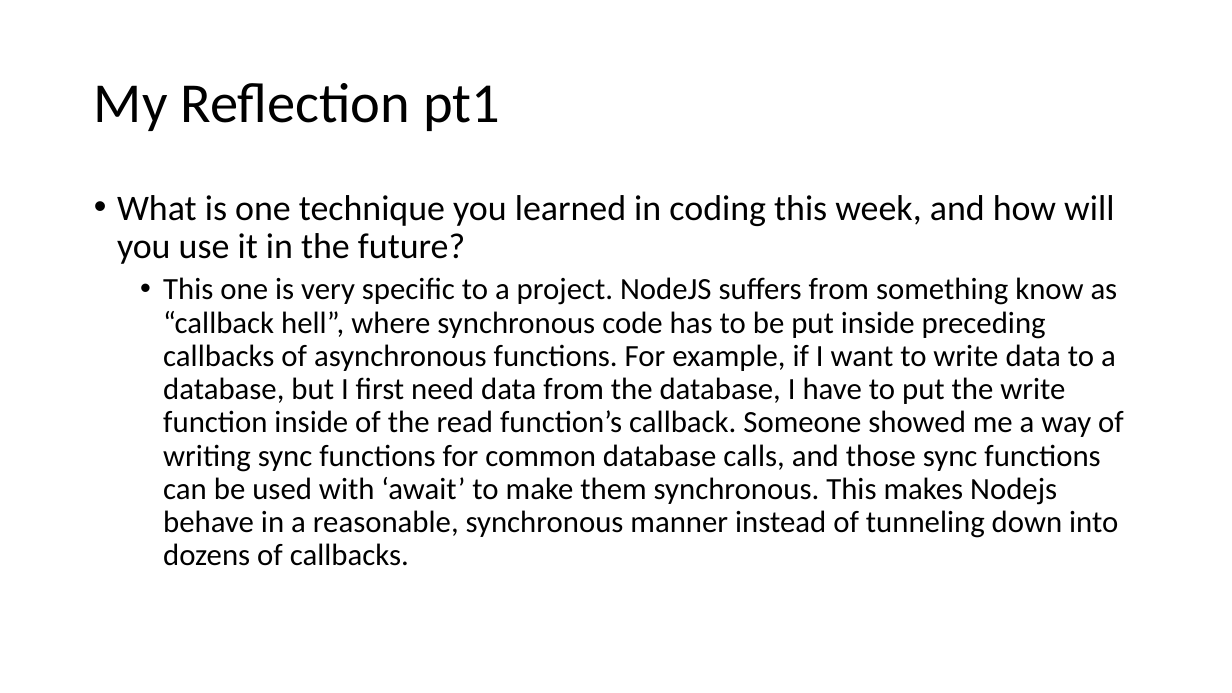
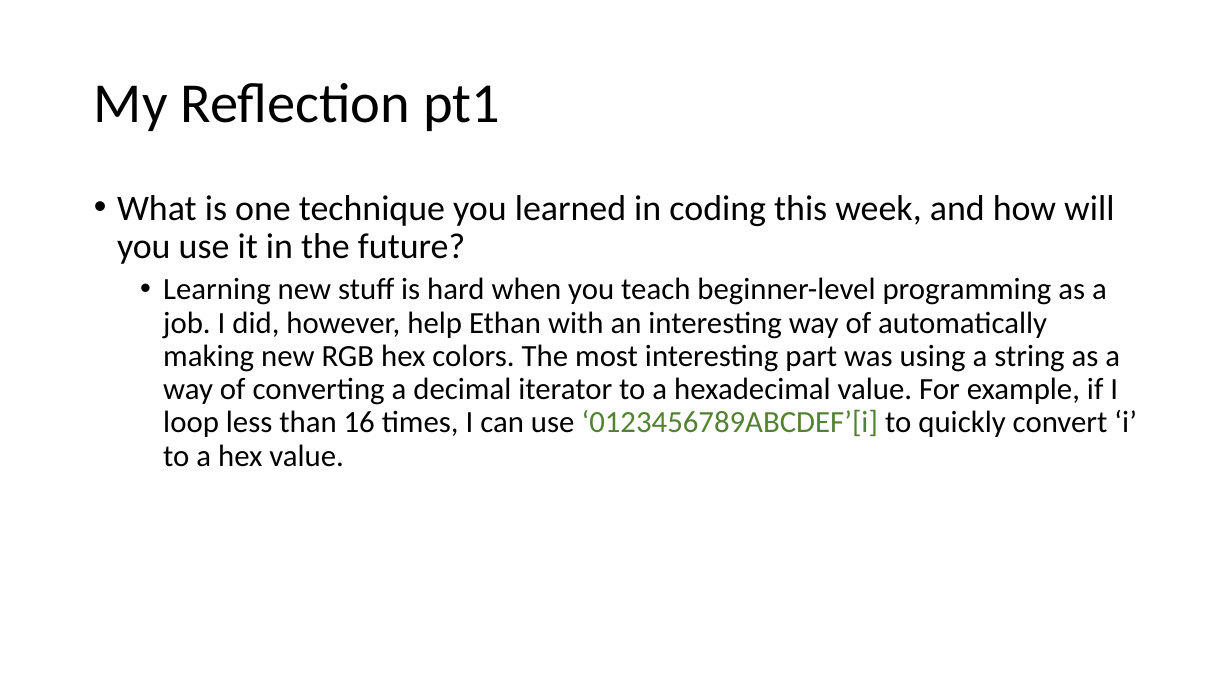
Before and after one commit to parke2023059/docpacs2223, a slide deck: slide 7 of docpac_20270123/Weekly Review.pptx (slide 6 before the commit). Drawn at 1232x693 pixels with LibreOffice and Linux fonts; fonts in the diff are those of the drawing. Boxes give left, top, right and bottom in pixels: in the first picture for what was removed or moved away, otherwise in the second. Text is boxed around its words. In the diff, an @@ line names an element or a change of style, - is before the commit and + after.

```diff
--- a/docpac_20270123/Weekly Review.pptx
+++ b/docpac_20270123/Weekly Review.pptx
@@ text at (163,277,1137,467): text changed @@
-  • This one is very specific to a project. NodeJS suffers from something know as “callback hell”, where synchronous code has to be put inside preceding callbacks of asynchronous functions. For example, if I want to write data to a database, but I first need data from the database, I have to put the write function inside of the read function’s callback. Someone showed me a way of writing sync functions for common database calls, and those sync functions can be used with ‘await’ to make them synchronous. This makes Nodejs behave in a reasonable, synchronous manner instead of tunneling down into dozens of callbacks.
+  • Learning new stuff is hard when you teach beginner-level programming as a job. I did, however, help Ethan with an interesting way of automatically making new RGB hex colors. The most interesting part was using a string as a way of converting a decimal iterator to a hexadecimal value. For example, if I loop less than 16 times, I can use ‘0123456789ABCDEF’[i] to quickly convert ‘i’ to a hex value.
```
Also in this commit, not shown: 4 other slides changed, 2 slides added, 1 slide removed, 1 other file.
